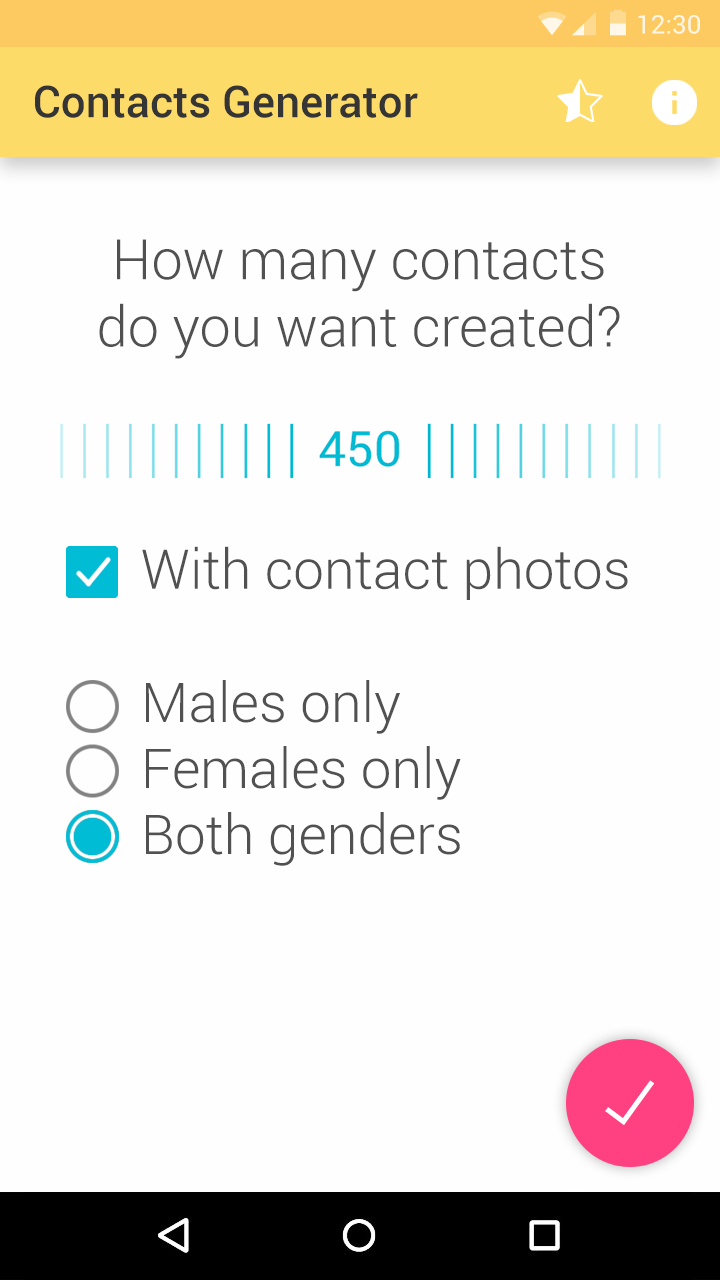
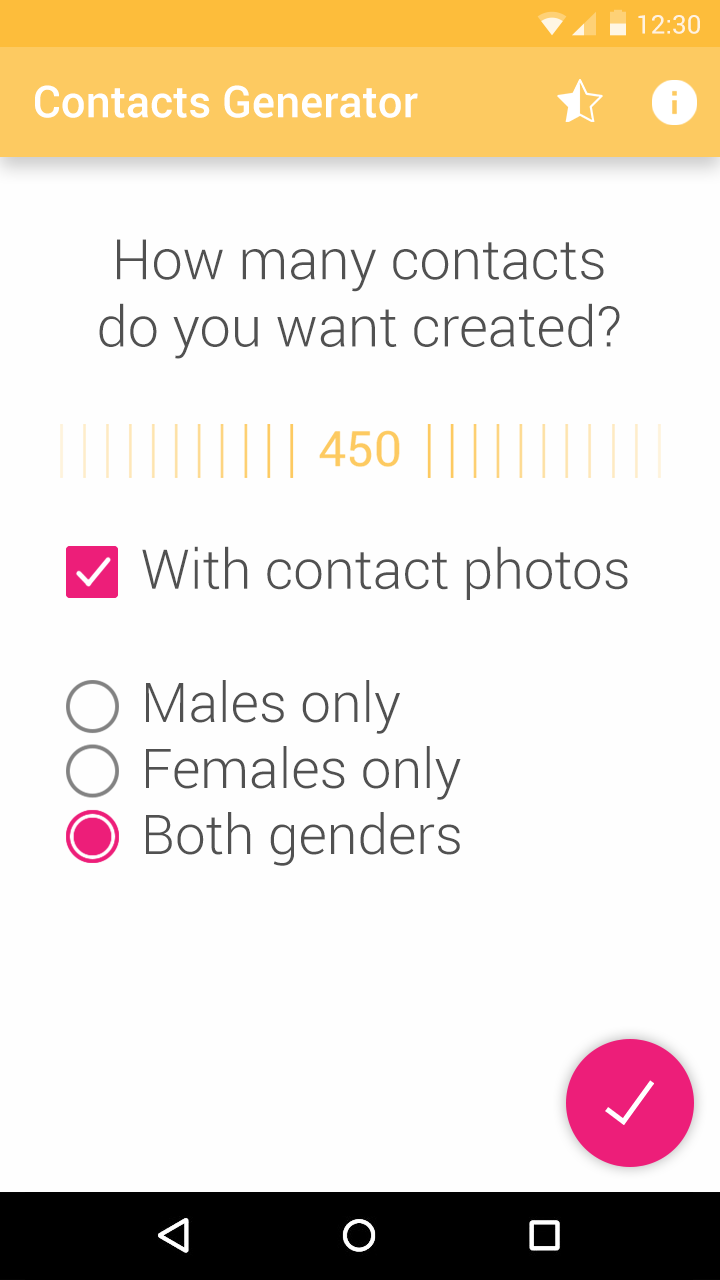
Layer changes from the first w=720, h=1280 image to the second:
painted on "Status bar" over (x1=0, y1=0, x2=720, y2=47)
added layer "Radio Button Selected" above "Radio Buttons" over (x1=66, y1=809, x2=119, y2=863)
painted on "Radio Buttons" over (x1=66, y1=809, x2=119, y2=863)
painted on "FAB Background" over (x1=566, y1=1039, x2=694, y2=1167)
painted on "Picker" over (x1=60, y1=423, x2=661, y2=479)
painted on "Title" over (x1=35, y1=85, x2=418, y2=118)
